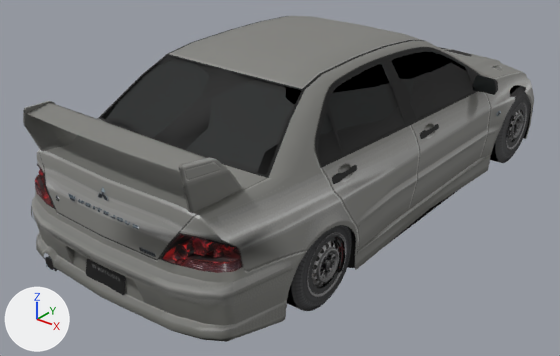
The glTF model dealership/dealership/models/GT4_MITS0024.glb, before and after one commit.
Rendered twice from a 50 mm lens placed at (3.04, -4.44, 2.68), pointed at (-0.18, -0.41, 0.18). Lighting does not change. The marker at lower left points along +X, +Y and +Z. The older version comes first. Vertices at exactly the same position are counted once.

Before the edit, the objects in view are built like this:
```python
ob_body = bpy.data.objects.new('body', me_body)
ob_body.location = (0.0, 0.0, 0.0)
ob_tire_front_left = bpy.data.objects.new('tire_front_left', me_tire_front)
ob_tire_front_left.location = (0.779, -1.312, 0.295)
ob_tire_front_right = bpy.data.objects.new('tire_front_right', me_tire_front)
ob_tire_front_right.location = (-0.779, -1.312, 0.295)
ob_tire_front_right.scale = (-1.0, 1.0, 1.0)
ob_tire_rear_right = bpy.data.objects.new('tire_rear_right', me_tire_rear)
ob_tire_rear_right.location = (-0.779, 1.312, 0.32)
ob_tire_rear_right.scale = (-1.0, 1.0, 1.0)
ob_wheel_front_right = bpy.data.objects.new('wheel_front_right', me_wheel_front)
ob_wheel_front_right.location = (-0.779, -1.312, 0.295)
ob_wheel_front_right.scale = (-1.0, 1.0, 1.0)
ob_wheel_rear_left = bpy.data.objects.new('wheel_rear_left', me_wheel_rear)
ob_wheel_rear_left.location = (0.779, 1.312, 0.32)
ob_wheel_rear_right = bpy.data.objects.new('wheel_rear_right', me_wheel_rear)
ob_wheel_rear_right.location = (-0.779, 1.312, 0.32)
ob_wheel_rear_right.scale = (-1.0, 1.0, 1.0)
# also in view: 'tire_rear_left' at (0.78, 1.31, 0.32); 'wheel_front_left' at (0.87, -1.31, 0.29)
```
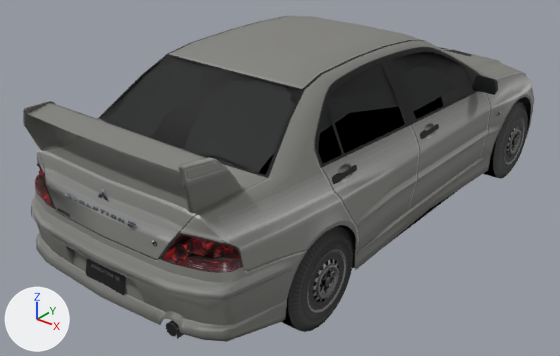
What differs and where, as boxes [x1, y1, x2, y2] in the pictures (560 x 356 px; the box of a moved part takes in the faces that stretch with it):
'tire_rear_right', moved, rescaled (not visible before)
    after: [282, 226, 354, 332]
'tire_front_right', reshaped, moved, rescaled (not visible before)
    after: [483, 101, 528, 179]
'wheel_rear_right', moved, rescaled (not visible before)
    after: [307, 249, 346, 313]
'wheel_front_right', moved, rescaled (not visible before)
    after: [504, 118, 525, 165]
part 1 of me_body, moved or reshaped
    both: [37, 51, 533, 342]
part 2 of me_body, moved or reshaped (not visible afterwards)
    before: [312, 241, 341, 288]
part 3 of me_body, moved or reshaped (not visible afterwards)
    before: [337, 238, 344, 269]
part 4 of me_body, moved or reshaped (not visible afterwards)
    before: [332, 236, 345, 273]
part 5 of me_body, moved or reshaped
    before: [31, 58, 533, 300]
    after: [31, 58, 533, 339]
part 6 of me_tire_front, moved or reshaped
    before: [287, 225, 352, 311]
    after: [483, 101, 528, 179]

The change in detail:
me_body has 1984 vertices, 2924 faces and spans x -0.96..0.96, y -2.26..2.21, z 0.0..1.29.
me_body is used by ob_body; location (0.0, 0.0, 0.0).
me_body part 1: the loose piece of 648 vertices spanning x -0.88..0.88, y -2.25..2.2, z 0.03..1.29 is mirrored in x about its middle.
me_body part 2: the loose piece of 48 vertices spanning x 0.86..0.88, y -1.46..-1.16, z 0.14..0.45 is mirrored in x about its middle, then moved by (-0.18, 2.62, -0.11).
me_body part 3: the loose piece of 32 vertices spanning x 0.82..0.89, y -1.23..-1.15, z 0.21..0.42 is mirrored in x about its middle, then moved by (-0.15, 2.62, -0.11).
me_body part 4: the loose piece of 28 vertices spanning x 0.83..0.9, y -1.24..-1.14, z 0.18..0.44 is mirrored in x about its middle, then moved by (-0.17, 2.62, -0.11).
me_body part 5: 634 of 1984 vertices moved; they spanned x -0.96..0.96, y -2.22..2.21, z 0.0..1.24 and now span x -0.96..0.96, y -2.22..2.21, z 0.0..1.24; mean shift (0.01, -0.34, -0.02); largest move (-0.89, 1.24, 0.39) -> (-0.67, -1.39, 0.25).
me_tire_front is used by ob_tire_front_left; location (0.779, -1.312, 0.295).
me_tire_front had 120 vertices, 208 faces and spanned x -0.102..0.102, y -0.295..0.295, z -0.293..0.293.
me_tire_front now has 120 vertices, 208 faces and spans x -0.102..0.102, y -0.324..0.324, z -0.322..0.322.
me_tire_front part 6: 120 of 120 vertices moved; they spanned x -0.102..0.102, y -0.295..0.295, z -0.293..0.293 and now span x -0.102..0.102, y -0.324..0.324, z -0.322..0.322; mean shift (0.0, 0.0, 0.0).
Object 'wheel_front_right' (ob_wheel_front_right) is rescaled from (-1.0, 1.0, 1.0) to (1.0, 1.0, 1.0).
Object 'wheel_front_right' (ob_wheel_front_right) moves from (-0.779, -1.312, 0.295) to (0.779, 1.312, 0.184).
Object 'tire_front_right' (ob_tire_front_right) is rescaled from (-1.0, 1.0, 1.0) to (1.0, 1.0, 1.0).
Object 'tire_front_right' (ob_tire_front_right) moves from (-0.779, -1.312, 0.295) to (0.779, 1.312, 0.184).
Object 'wheel_rear_right' (ob_wheel_rear_right) is rescaled from (-1.0, 1.0, 1.0) to (1.0, 1.0, 1.0).
Object 'wheel_rear_right' (ob_wheel_rear_right) moves from (-0.779, 1.312, 0.32) to (0.779, -1.312, 0.184).
Object 'tire_rear_right' (ob_tire_rear_right) is rescaled from (-1.0, 1.0, 1.0) to (1.0, 1.0, 1.0).
Object 'tire_rear_right' (ob_tire_rear_right) moves from (-0.779, 1.312, 0.32) to (0.779, -1.312, 0.184).
